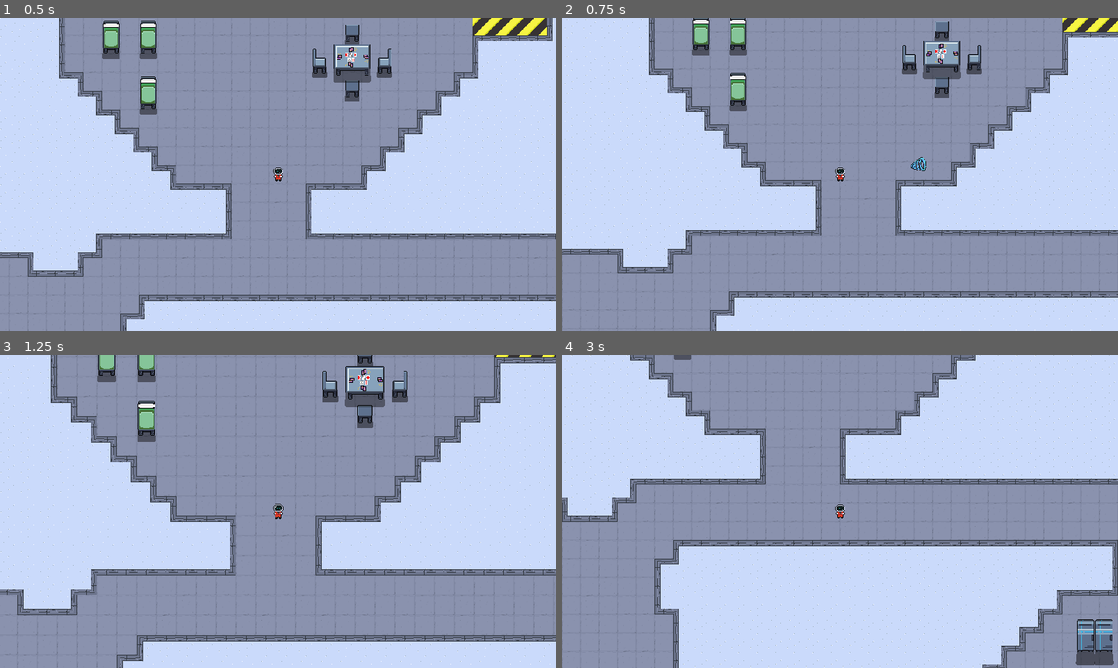
Above: before the commit, frames 1-4 (two rows, left to right).
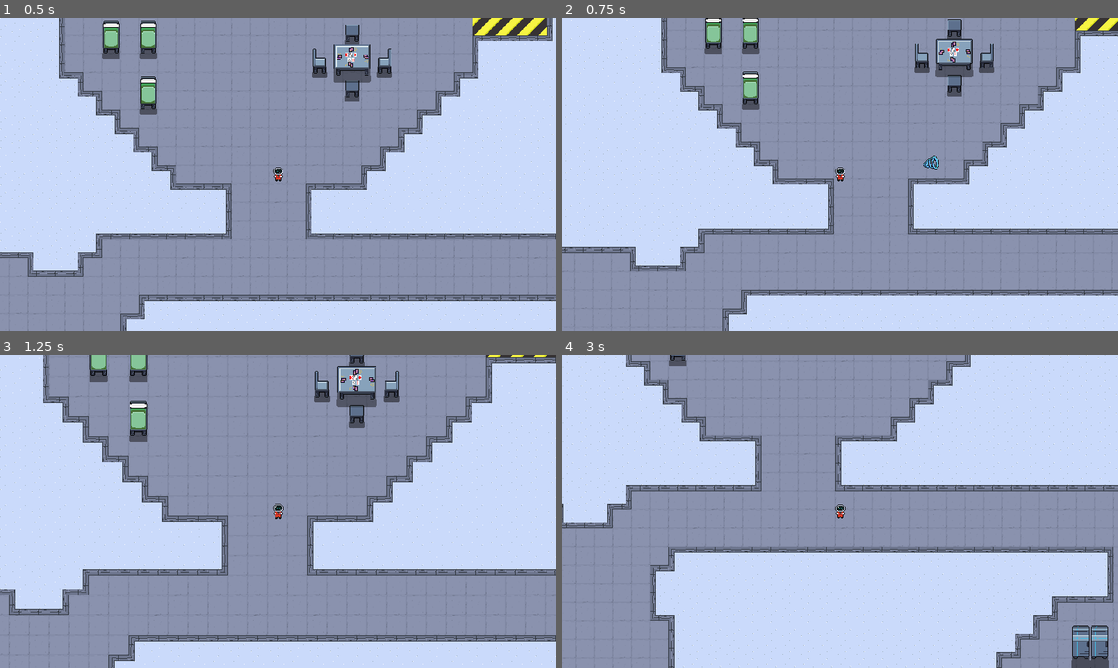
Above: after the commit, the same moments.

Repository: amr-ff-dev/moonshot-titan
Game: Godot game, scene res://levels/titan/titan.tscn
Same seed, same stepped clock (60 frames per second), same inputs: the game is played once before the commit and once after it.
Inputs (mouse positions are in pixels of both pictures, inside the frame that each line leads up to):
- Up to frame 1 (0.5 s): no input
- Up to frame 2 (0.75 s): tap Enter at 0.5 s; move the mouse to (962, 158) at 0.52 s; press the mouse at (962, 158) at 0.53 s; hold D (right) from 0.53 s (still down)
- Up to frame 3 (1.25 s): keep holding D (right); tap Mouse wheel up (zoom_in) at 0.8 s
- Up to frame 4 (3 s): move the mouse to (728, 527) at 1.27 s; release D (right) at 1.28 s; release the mouse at (728, 527) at 1.28 s; hold S (down) 1.28-2.03 s; tap Mouse wheel up (zoom_in) at 1.35 s; tap Mouse wheel down (zoom_out) at 1.55 s; move the mouse to (895, 442) at 2.02 s; hold D (right) 2.03-2.78 s; hold Mouse wheel down (zoom_out) 2.03-2.78 s; click (895, 442) at 2.3 s; move the mouse to (812, 574) at 2.77 s; hold W (up) from 2.78 s (still down); click (812, 574) at 2.85 s

Frame 1 is identical in both runs. In frame 2, 14% of the frame differs, in the area x 0-100%, y 0-100%; in frame 3, 9.5%; in frame 4, 14%.

Commit message:
#38, #39 applied state pattern to player, slide player along obstacles

Diff:
--- a/moonshot-titan/characters/enemies/spider/spider.gd
+++ b/moonshot-titan/characters/enemies/spider/spider.gd
@@ -10,7 +10,7 @@
 onready var nav_line = $NavLine
 
 func _physics_process(delta):
-	state.update_physics(self, delta)
+	state.physics_process(self, delta)
 
 func _on_PlayerDetection_chase(body):
 	state.chase(self, body)
--- a/moonshot-titan/characters/enemies/spider/spider_chase.gd
+++ b/moonshot-titan/characters/enemies/spider/spider_chase.gd
@@ -4,7 +4,7 @@
 
 var SpiderIdle = load("res://characters/enemies/spider/spider_idle.gd")
 
-func update_physics(spider, delta):
+func physics_process(spider, delta):
 	spider.move_and_slide(get_chasing_velocity(spider, delta))
 
 func stop_chase(spider):
--- a/moonshot-titan/characters/enemies/spider/spider_recoil.gd
+++ b/moonshot-titan/characters/enemies/spider/spider_recoil.gd
@@ -10,7 +10,7 @@
 func _init(launch_velocity):
 	velocity = launch_velocity
 
-func update_physics(spider, delta):
+func physics_process(spider, delta):
 	var collision = spider.move_and_collide(velocity * delta)
 	if collision:
 		collide(spider, collision)
--- a/moonshot-titan/characters/enemies/spider/spider_state.gd
+++ b/moonshot-titan/characters/enemies/spider/spider_state.gd
@@ -7,7 +7,7 @@
 func enter(_spider):
 	pass
 
-func update_physics(_spider, _delta):
+func physics_process(_spider, _delta):
 	pass
 
 func chase(spider, target):
--- a/moonshot-titan/characters/player/player.gd
+++ b/moonshot-titan/characters/player/player.gd
@@ -1,80 +1,40 @@
 extends KinematicBody2D
 
-signal shoot(Projectile, origin, direction)
+signal shoot(projectile, origin, direction)
 signal game_over()
 
 export(int) var speed = 200
-export(float, 0, 1, 0.1) var accelerate = 0.2
+export(float, 0, 1, 0.1) var acceleration = 0.2
 
-var RepulsorProjectile = preload("res://models/repulsor_projectile/repulsor_projectile.tscn")
+const stopping_layers = [Titan.CollisionLayers.WALL, Titan.CollisionLayers.OBSTACLE]
+const fatal_layers = [Titan.CollisionLayers.ENEMY, Titan.CollisionLayers.HAZARD, Titan.CollisionLayers.PLAYER_HAZARD]
+
 onready var animation_player = $AnimationPlayer
-onready var player_camera = $PlayerCamera
+onready var camera = $PlayerCamera
 
-var velocity = Vector2.ZERO
-var desired_velocity = Vector2.ZERO
-var recoiling = false
-var dead = false
+var state = PlayerActive.new()
 
 func _physics_process(delta):
-	velocity = velocity.linear_interpolate(desired_velocity, accelerate)
-	var collision = move_and_collide(velocity * delta)
-	collide(collision)
+	state.physics_process(self, delta)
 
 func _input(event):
-	if event.is_action_pressed("zoom_in"):
-		player_camera.zoom_in()
-	elif event.is_action_pressed("zoom_out"):
-		player_camera.zoom_out()
-	if dead:
-		return
-	if event.is_action_pressed("shoot"):
-		shoot()
-	else:
-		update_desired_velocity()
+	state.input(self, event)
 
-func collide(collision):
-	if !collision or dead:
-		return
-	match collision.collider.get_collision_layer():
-		Titan.CollisionLayers.WALL, Titan.CollisionLayers.OBSTACLE:
-			stop_collision()
-		Titan.CollisionLayers.ENEMY, Titan.CollisionLayers.HAZARD, Titan.CollisionLayers.PLAYER_HAZARD:
-			die_collision()
+func change_state(new_state):
+	state = new_state
+	state.enter(self)
 
-func stop_collision():
-	velocity = Vector2.ZERO
-	desired_velocity = Vector2.ZERO
-	recoiling = false
+func collision_is_stopping(collision):
+	return collision and collision.collider.get_collision_layer() in stopping_layers
 
-func die_collision():
-	stop_collision()
-	dead = true
-	animation_player.play("game_over")
+func collision_is_fatal(collision):
+	return collision and collision.collider.get_collision_layer() in fatal_layers
+
+func emit_shoot(projectile, origin, direction):
+	emit_signal("shoot", projectile, origin, direction)
+
+func emit_game_over():
 	emit_signal("game_over")
 
-func update_desired_velocity():
-	if recoiling:
-		return
-	desired_velocity = get_normalized_input_vector() * speed
-
-func get_normalized_input_vector():
-	var input_vector = Vector2.ZERO
-	input_vector.x = Input.get_action_strength("right") - Input.get_action_strength("left")
-	input_vector.y = Input.get_action_strength("down") - Input.get_action_strength("up")
-	return input_vector.normalized()
-
-func shoot():
-	var target = get_global_mouse_position()
-	var direction_to_target = position.direction_to(target).normalized()
-	var projectile = RepulsorProjectile.instance()
-
-	emit_signal("shoot", projectile, position, direction_to_target)
-
-	desired_velocity = -direction_to_target * projectile.speed
-	recoiling = true
-
 func respawn(respawn_point):
-	self.position = respawn_point.position
-	animation_player.play_backwards("game_over")
-	yield(animation_player, "animation_finished")
-	dead = false
+	change_state(PlayerRespawn.new(respawn_point))
--- /dev/null
+++ b/moonshot-titan/characters/player/player_active.gd
@@ -0,0 +1,32 @@
+extends PlayerState
+
+class_name PlayerActive
+
+var PlayerDead = load("res://characters/player/player_dead.gd")
+
+var velocity = Vector2.ZERO
+var desired_velocity = Vector2.ZERO
+
+func physics_process(player, delta):
+	velocity = velocity.linear_interpolate(desired_velocity, player.acceleration)
+	var collision = player.move_and_collide(velocity * delta)
+	if player.collision_is_stopping(collision):
+		velocity = velocity.slide(collision.normal)
+	elif player.collision_is_fatal(collision):
+		player.change_state(PlayerDead.new())
+
+func input(player, event):
+	.input(player, event)
+	if event.is_action_pressed("shoot"):
+		.shoot(player)
+	else:
+		update_desired_velocity(player)
+
+func update_desired_velocity(player):
+	desired_velocity = get_normalized_input_vector() * player.speed
+
+func get_normalized_input_vector():
+	var input_vector = Vector2.ZERO
+	input_vector.x = Input.get_action_strength("right") - Input.get_action_strength("left")
+	input_vector.y = Input.get_action_strength("down") - Input.get_action_strength("up")
+	return input_vector.normalized()
--- /dev/null
+++ b/moonshot-titan/characters/player/player_dead.gd
@@ -0,0 +1,7 @@
+extends PlayerState
+
+class_name PlayerDead
+
+func enter(player):
+	player.animation_player.play("game_over")
+	player.emit_game_over()
--- /dev/null
+++ b/moonshot-titan/characters/player/player_recoil.gd
@@ -0,0 +1,23 @@
+extends PlayerState
+
+class_name PlayerRecoil
+
+var PlayerActive = load("res://characters/player/player_active.gd")
+var PlayerDead = load("res://characters/player/player_dead.gd")
+
+var velocity
+
+func _init(recoil_velocity):
+	velocity = recoil_velocity
+
+func physics_process(player, delta):
+	var collision = player.move_and_collide(velocity * delta)
+	if player.collision_is_stopping(collision):
+		player.change_state(PlayerActive.new())
+	elif player.collision_is_fatal(collision):
+		player.change_state(PlayerDead.new())
+
+func input(player, event):
+	.input(player, event)
+	if event.is_action_pressed("shoot"):
+		.shoot(player)
--- /dev/null
+++ b/moonshot-titan/characters/player/player_respawn.gd
@@ -0,0 +1,16 @@
+extends PlayerState
+
+class_name PlayerRespawn
+
+var PlayerActive = load("res://characters/player/player_active.gd")
+
+var respawn_point
+
+func _init(current_respawn_point):
+	respawn_point = current_respawn_point
+
+func enter(player):
+	player.position = respawn_point.position
+	player.animation_player.play_backwards("game_over")
+	yield(player.animation_player, "animation_finished")
+	player.change_state(PlayerActive.new())
--- /dev/null
+++ b/moonshot-titan/characters/player/player_state.gd
@@ -0,0 +1,27 @@
+extends Reference
+
+class_name PlayerState
+
+var RepulsorProjectile = preload("res://models/repulsor_projectile/repulsor_projectile.tscn")
+var PlayerRecoil = load("res://characters/player/player_recoil.gd")
+
+func enter(_player):
+	pass
+
+func physics_process(_player, _delta):
+	pass
+
+func input(player, event):
+	if event.is_action_pressed("zoom_in"):
+		player.camera.zoom_in()
+	elif event.is_action_pressed("zoom_out"):
+		player.camera.zoom_out()
+
+func shoot(player):
+	var target = player.get_global_mouse_position()
+	var direction_to_target = player.position.direction_to(target).normalized()
+	var projectile = RepulsorProjectile.instance()
+
+	player.emit_shoot(projectile, player.position, direction_to_target)
+
+	player.change_state(PlayerRecoil.new(-direction_to_target * projectile.speed))
--- a/moonshot-titan/levels/crew_quarters/crew_quarters.tscn
+++ b/moonshot-titan/levels/crew_quarters/crew_quarters.tscn
@@ -84,16 +84,20 @@
 [node name="Chair1" parent="." instance=ExtResource( 10 )]
 position = Vector2( 408, 528 )
 collision_layer = 64
+flip_horizontal = false
+flip_vertical = false
 
 [node name="Chair2" parent="." instance=ExtResource( 10 )]
 position = Vector2( 520, 528 )
 collision_layer = 64
 flip_horizontal = true
+flip_vertical = false
 
 [node name="Chair3" parent="." instance=ExtResource( 10 )]
 position = Vector2( 456, 272 )
 collision_layer = 64
 flip_horizontal = true
+flip_vertical = false
 
 [node name="Table" type="StaticBody2D" parent="."]
 position = Vector2( 400, 272 )
--- a/moonshot-titan/project.godot
+++ b/moonshot-titan/project.godot
@@ -13,6 +13,31 @@
 "class": "CrewQuarters",
 "language": "GDScript",
 "path": "res://levels/crew_quarters/crew_quarters.gd"
+}, {
+"base": "PlayerState",
+"class": "PlayerActive",
+"language": "GDScript",
+"path": "res://characters/player/player_active.gd"
+}, {
+"base": "PlayerState",
+"class": "PlayerDead",
+"language": "GDScript",
+"path": "res://characters/player/player_dead.gd"
+}, {
+"base": "PlayerState",
+"class": "PlayerRecoil",
+"language": "GDScript",
+"path": "res://characters/player/player_recoil.gd"
+}, {
+"base": "PlayerState",
+"class": "PlayerRespawn",
+"language": "GDScript",
+"path": "res://characters/player/player_respawn.gd"
+}, {
+"base": "Reference",
+"class": "PlayerState",
+"language": "GDScript",
+"path": "res://characters/player/player_state.gd"
 }, {
 "base": "SpiderState",
 "class": "SpiderChase",
@@ -46,6 +71,11 @@
 } ]
 _global_script_class_icons={
 "CrewQuarters": "",
+"PlayerActive": "",
+"PlayerDead": "",
+"PlayerRecoil": "",
+"PlayerRespawn": "",
+"PlayerState": "",
 "SpiderChase": "",
 "SpiderDead": "",
 "SpiderIdle": "",
